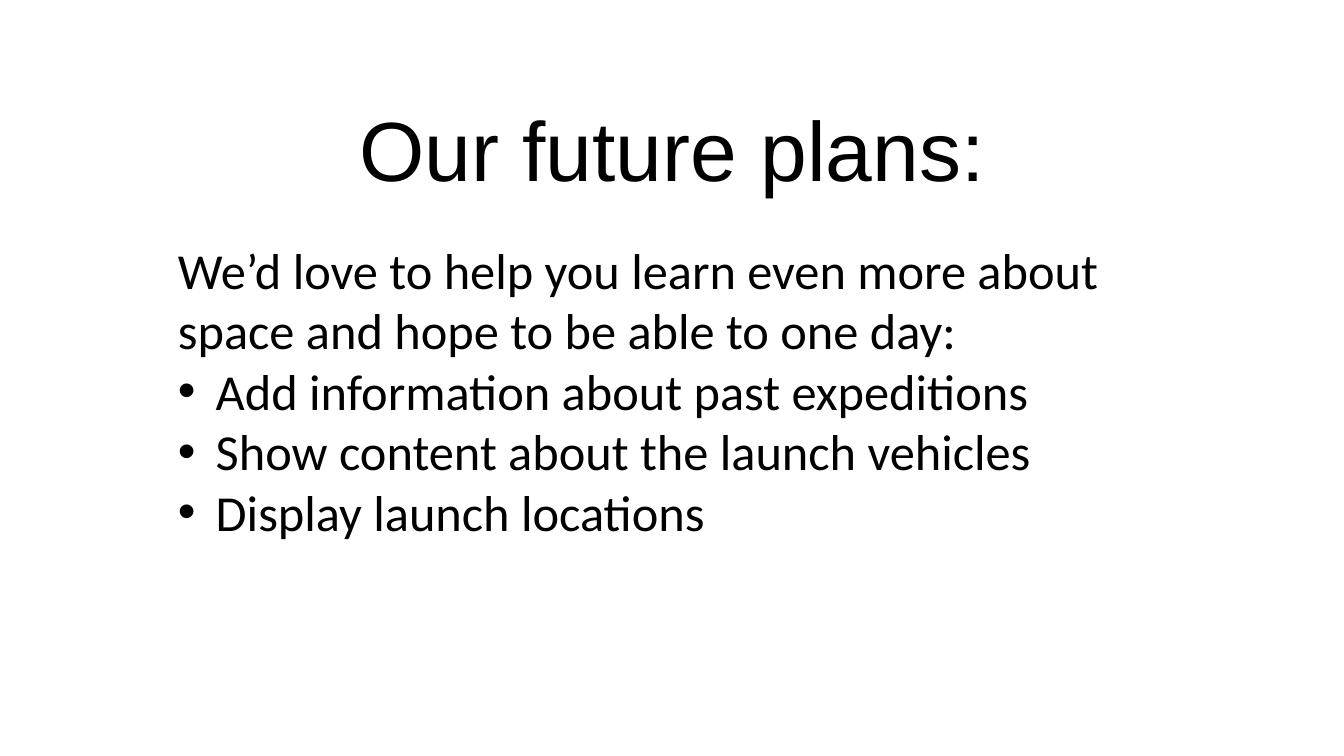
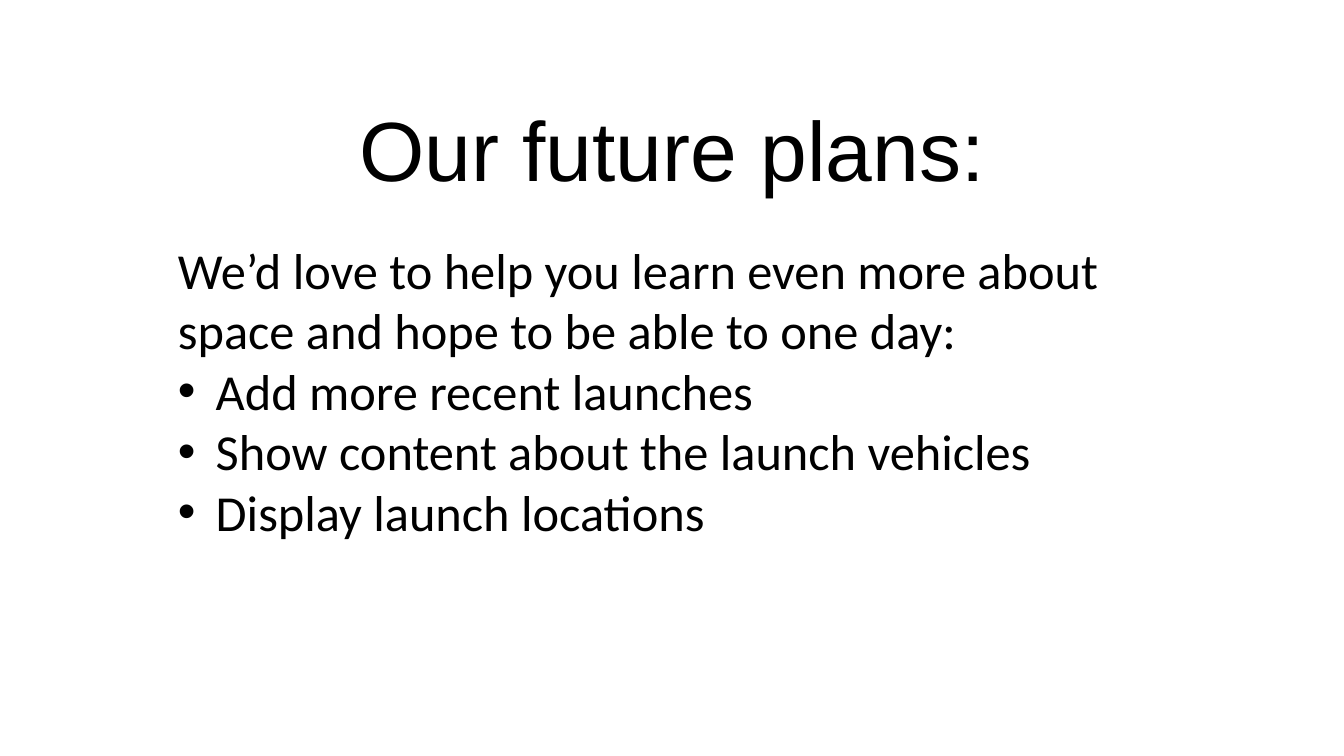
Before and after one commit to jamwil1226/quickvibes, a slide deck: slide 6 of Space Explorer Group Presentation.pptx. Drawn at 1344x756 pixels with LibreOffice and Linux fonts; fonts in the diff are those of the drawing. Boxes give left, top, right and bottom in pixels: in the first picture for what was removed or moved away, otherwise in the second. Text is boxed around its words. In the diff, an @@ line names an element or a change of style, - is before the commit and + after.

```diff
--- a/Space Explorer Group Presentation.pptx
+++ b/Space Explorer Group Presentation.pptx
@@ subtitle at (216, 375, 753, 411): text changed @@
-• Add information about past expeditions
+• Add more recent launches
```
Also in this commit, not shown: 5 other slides changed.
